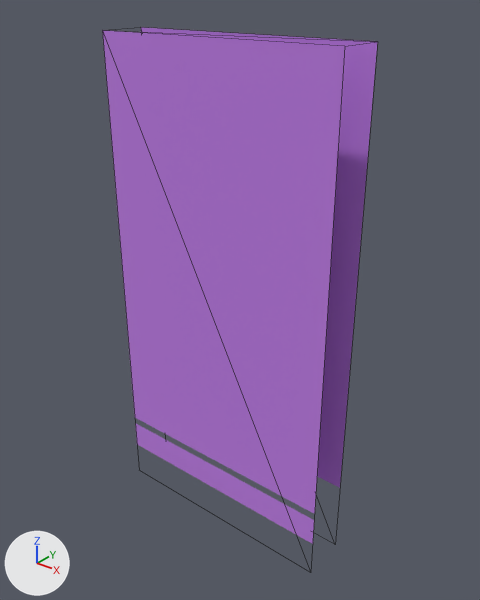
Renders of the glTF model Graphics/Models/CartoonWall4.gltf from each side of a commit.
Both versions are drawn from a 50 mm lens placed at (2.99, -3.59, 4.34), pointed at (0.05, 0.08, 2.07). Arrows for +X, +Y and +Z are at lower left; the lights stay in place. Mesh edges are drawn as thin lines. Where no turn or scale is listed for an object, it has been applied to the vertices. Vertices at the same position are counted once.

Names of what the first picture shows: 'cuboid'.
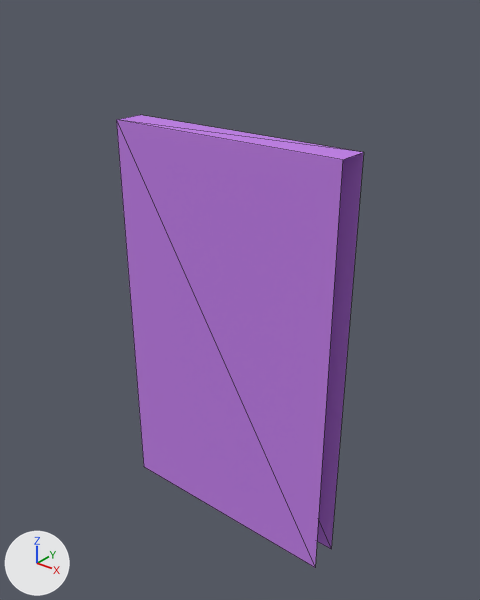
Boxes (x1, y1, x2, y2) around the edits, measured in the pictures (480 x 600 px):
'cuboid', reshaped, moved (10% narrower, 12% shorter)
    before: (102, 27, 378, 544)
    after: (116, 115, 364, 568)

What changed in the scene script:
```text
Change me_mesh_0:
    used by ob_cuboid; location = (0.0, 0.0, 0.0)
    remove me_mesh_0.from_pydata(...)  # 8 vertices, 6 faces; spans x -1.0..1.0, y -0.19..0.19, z 0.0..4.0
    add me_mesh_0.from_pydata(...)  # 8 vertices, 6 faces; spans x -1.0..1.0, y -0.12..0.12, z -1.11..2.25
    me_mesh_0 part 1: the whole mesh is rebuilt
Change ob_cuboid:
    ob_cuboid.location: (0.0, 0.0, 0.0) -> (0.0, 0.0, 1.109)
```
